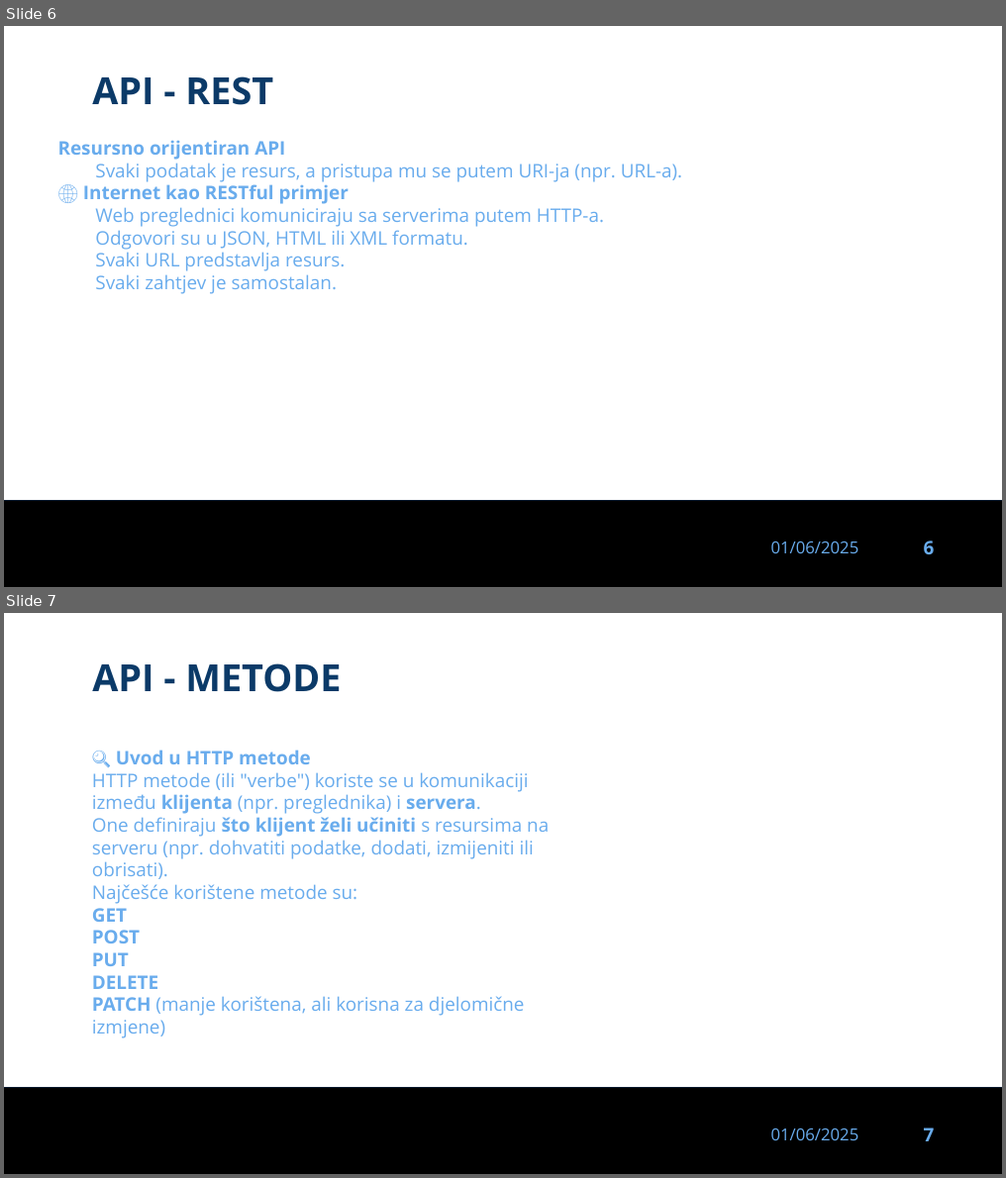
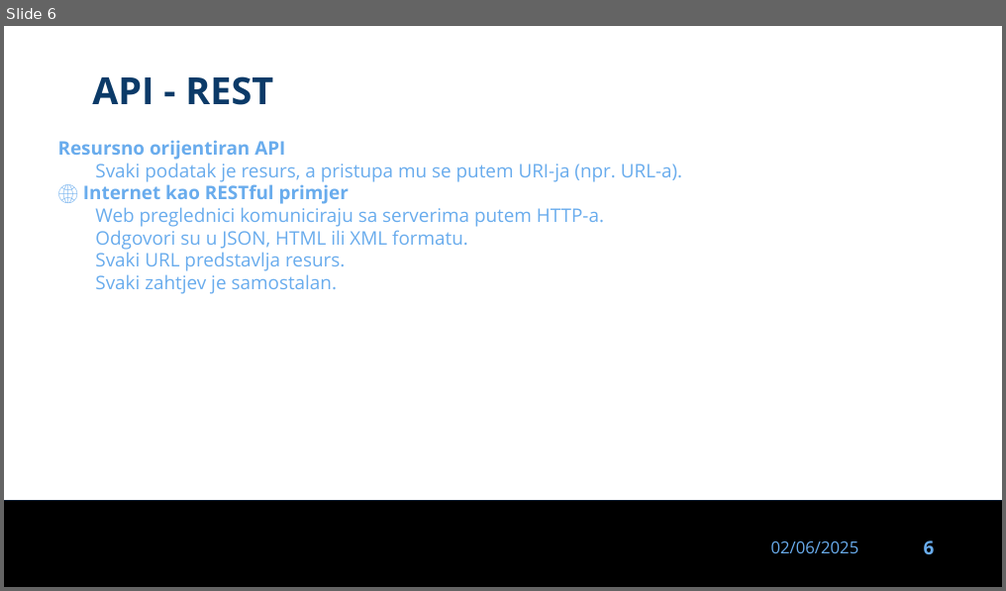
Before and after one commit to dinoDuvnjak/CTK, a slide deck: Bootcamp/api/api.pptx. Shown one above the other, each under a label of ours: slides 6 and 7 before the commit, slide 6 after it. The pictures are 1006x1178 and 1006x591 pixels, drawn with LibreOffice and Linux fonts; fonts in the diff are those of the drawing; background and template pictures are left out. Boxes give left, top, right and bottom in pixels: in the first picture for what was removed or moved away, otherwise in the second. Text is boxed around its words. In the diff, an @@ line names an element or a change of style, - is before the commit and + after.

```diff
--- a/Bootcamp/api/api.pptx
+++ b/Bootcamp/api/api.pptx
@@ slide 7 removed at [4, 613, 1002, 1174], background #FFFFFF; not listed: 3 template elements that a slide beside it also shows @@
@@ text removed at [92, 663, 341, 692] @@
-API - METODE
@@ text removed at [92, 750, 548, 1039] @@
-🔍 Uvod u HTTP metode
-HTTP metode (ili "verbe") koriste se u komunikaciji između klijenta (npr. preglednika) i servera.
-One definiraju što klijent želi učiniti s resursima na serveru (npr. dohvatiti podatke, dodati, izmijeniti ili obrisati).
-Najčešće korištene metode su:
-GET
-POST
-PUT
-DELETE
-PATCH (manje korištena, ali korisna za djelomične izmjene)
@@ slide 6 changed as well @@
@@ text at [771, 542, 859, 554]: text changed @@
-01/06/2025
+02/06/2025
```
Also in this commit, not shown: 22 other slides changed, 16 other files.
